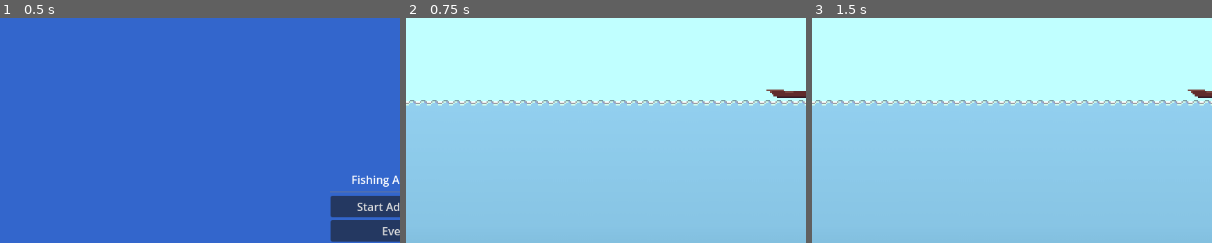
Above: before the commit, frames 1-3 (left to right).
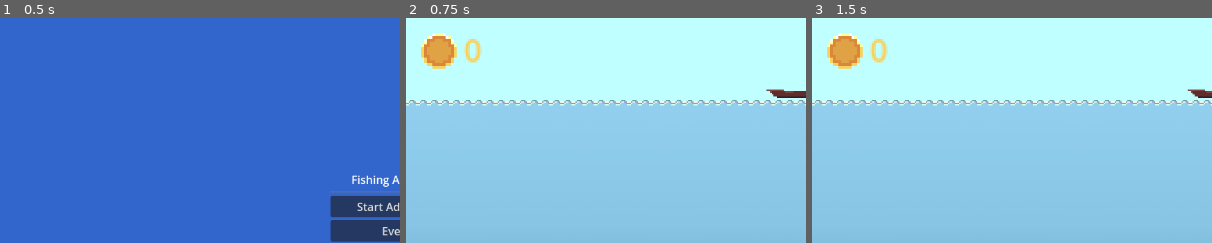
Above: after the commit, the same moments.

Repository: Gugaapo/fishing_game
Game: Godot game, scene res://scenes/main_menu.tscn
Same seed, same stepped clock (60 frames per second), same inputs: the game is played once before the commit and once after it.
Inputs (mouse positions are % of the whole screen's width and height, from its top left):
- Up to frame 1 (0.5 s): no input
- Up to frame 2 (0.75 s): click "Debug Scene" at 0.5 s
- Up to frame 3 (1.5 s): tap Enter (ui_accept) at 1.25 s; move the mouse to (72, 45) at 1.27 s; hold Right (ui_right) from 1.28 s (still down); tap Z (fish) at 1.35 s
The pictures show only the part of the screen within x 0-50%, y 0-50%; the shares and areas given below are measured in that part.

Frame 1 is identical in both runs. In frame 2, 1.5% of the frame differs, in the area x 3-19%, y 6-23%; in frame 3, 1.5%.

Commit message:
add money UI

Diff:
--- a/scenes/fishing_scene/debug_scene.tscn
+++ b/scenes/fishing_scene/debug_scene.tscn
@@ -10,6 +10,7 @@
 [ext_resource type="PackedScene" uid="uid://ddt53s3nxevem" path="res://scenes/fishing_scene/fishes/fish_anglerfish.tscn" id="7_q5ajs"]
 [ext_resource type="PackedScene" uid="uid://lpitcdo7x83b" path="res://scenes/fishing_scene/fishes/fish_sardine.tscn" id="7_sardine"]
 [ext_resource type="AudioStream" uid="uid://i0ajtculjn50" path="res://assets/music/Music_Theme1.wav" id="8_73ynf"]
+[ext_resource type="PackedScene" uid="uid://c21t1t84okty6" path="res://scenes/UI_scenes/money_display.tscn" id="11_dhehc"]
 
 [sub_resource type="WorldBoundaryShape2D" id="WorldBoundaryShape2D_ttqpa"]
 distance = -11.0
@@ -202,3 +203,11 @@
 [node name="AudioStreamPlayer2D" type="AudioStreamPlayer2D" parent="."]
 stream = ExtResource("8_73ynf")
 autoplay = true
+
+[node name="MoneyDisplay" parent="." instance=ExtResource("11_dhehc")]
+layout_mode = 1
+offset_left = -277.0
+offset_top = -48.0
+offset_right = -277.0
+offset_bottom = -48.0
+scale = Vector2(0.639153, 0.639153)
Not shown: 1 places in scenes/fishing_scene/debug_scene.tscn that only renumber resources
